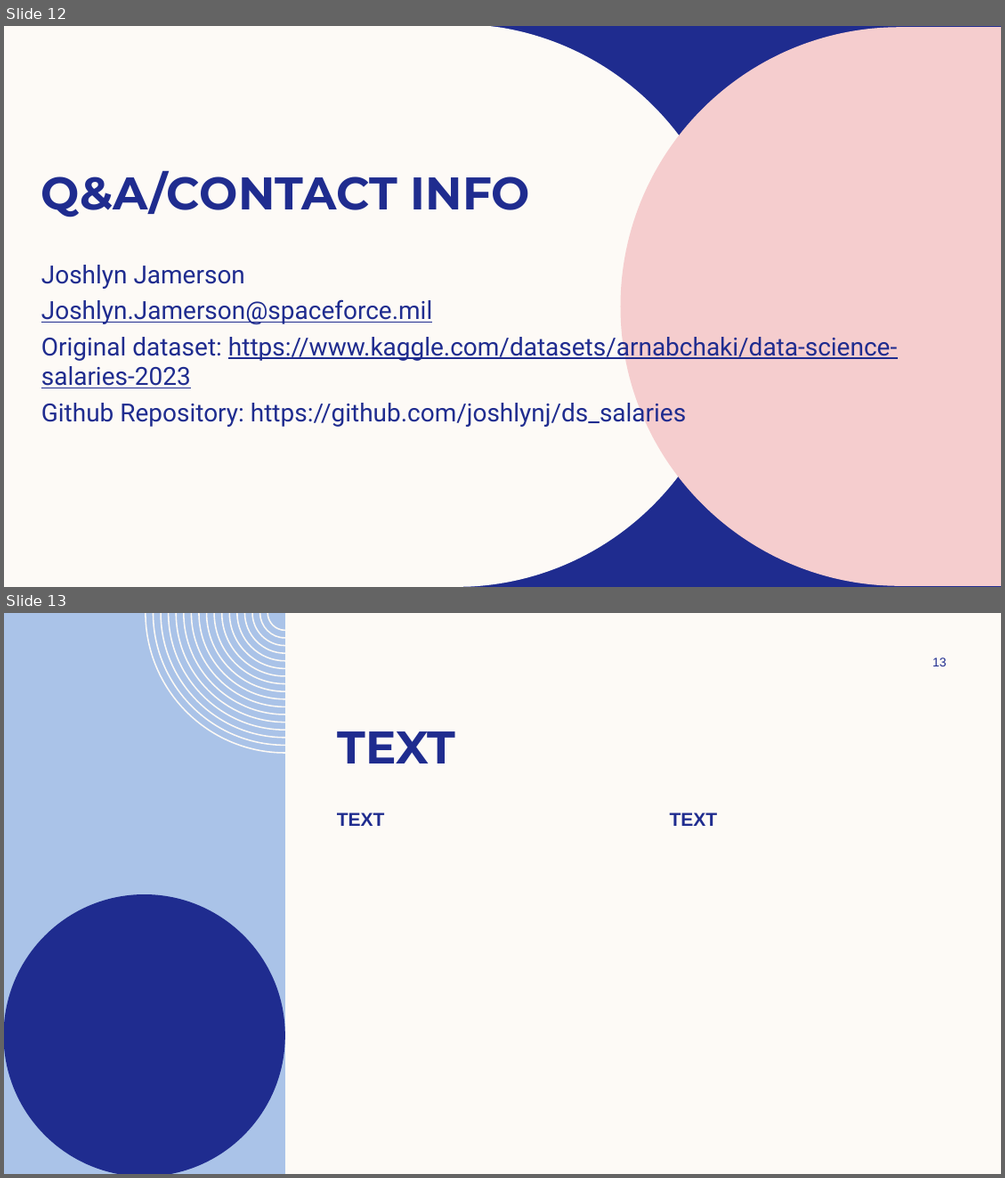
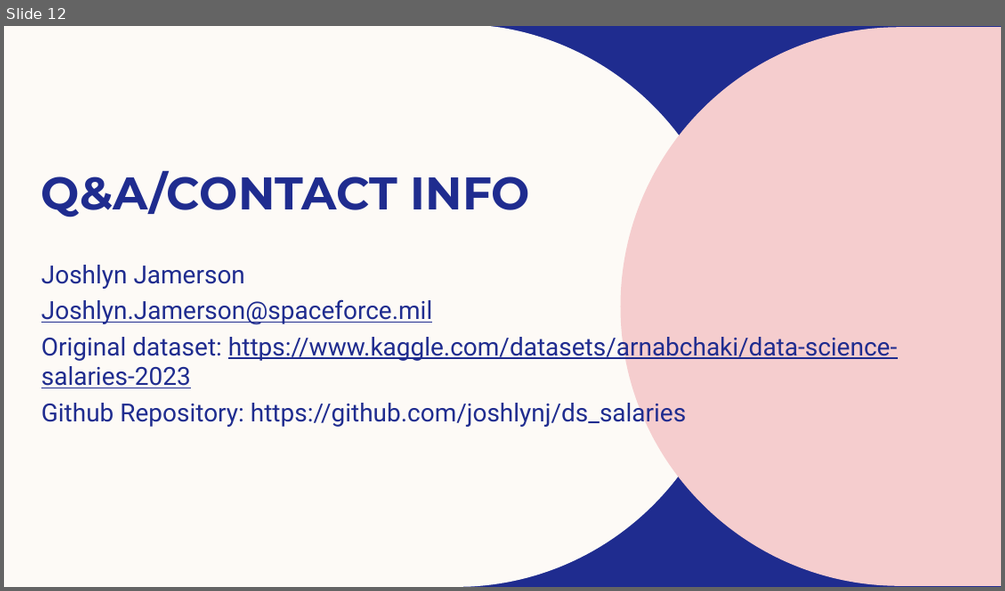
Before and after one commit to joshlynj/ds_salaries, a slide deck: powerpoint/Data Science Salaries from 2022-2023 pt2.pptx. Shown one above the other, each under a label of ours: slides 12 and 13 before the commit, slide 12 after it. The pictures are 1005x1178 and 1005x591 pixels, drawn with LibreOffice and Linux fonts; fonts in the diff are those of the drawing; background and template pictures are left out. Boxes give left, top, right and bottom in pixels: in the first picture for what was removed or moved away, otherwise in the second. Text is boxed around its words. In the diff, an @@ line names an element or a change of style, - is before the commit and + after.

```diff
--- a/powerpoint/Data Science Salaries from 2022-2023 pt2.pptx
+++ b/powerpoint/Data Science Salaries from 2022-2023 pt2.pptx
@@ slide 13 removed at [4,613,1001,1174], background #FDFAF6 @@
@@ freeform shape removed at [4,613,285,1174] @@
@@ freeform shape removed at [145,613,285,754] @@
@@ page number removed at [932,657,947,666] @@
-13
@@ title removed at [338,731,456,763] @@
-TEXT
@@ text removed at [337,812,385,826] @@
-TEXT
@@ text removed at [670,812,718,826] @@
-TEXT
@@ freeform shape removed at [4,894,285,1174] @@
```
Also in this commit, not shown: 3 slides changed, 2 slides added, 2 other slides removed, 7 other files.
